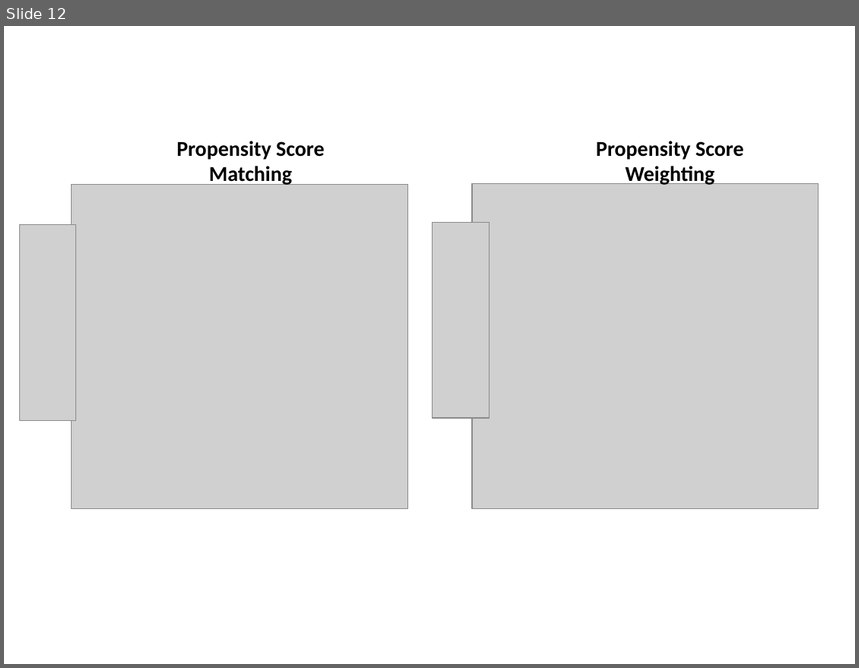
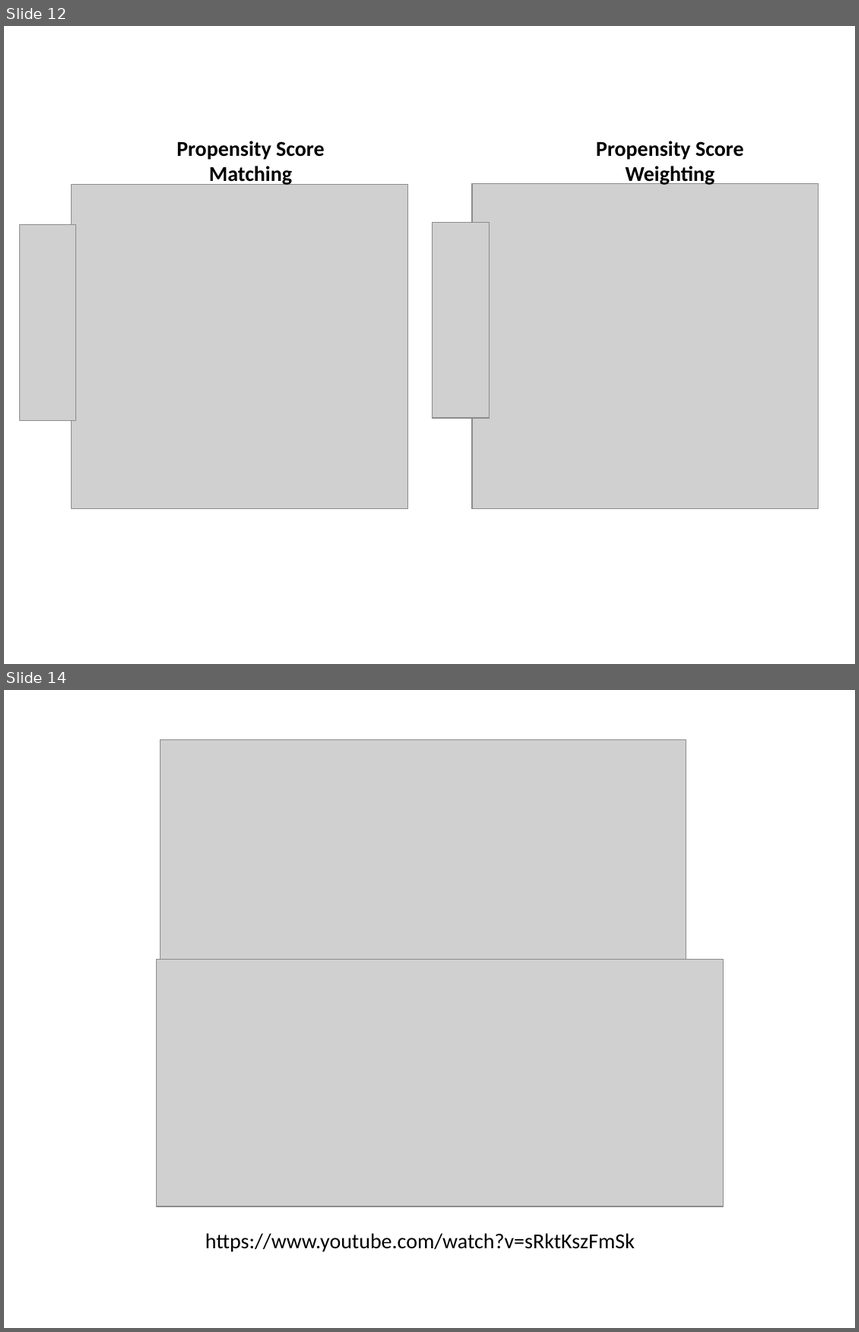
Before and after one commit to nkbxwb/Proposal, a slide deck: mi_picture.pptx. Shown one above the other, each under a label of ours: slide 12 before the commit, slides 12 and 14 after it; the slides between them are not shown. The pictures are 859x668 and 859x1332 pixels, drawn with LibreOffice and Linux fonts; fonts in the diff are those of the drawing; grey boxes stand for pictures. Boxes give left, top, right and bottom in pixels: in the first picture for what was removed or moved away, otherwise in the second. Text is boxed around its words. In the diff, an @@ line names an element or a change of style, - is before the commit and + after.

```diff
--- a/mi_picture.pptx
+++ b/mi_picture.pptx
@@ slide 14 added at [4, 690, 855, 1328], background #FFFFFF @@
@@ picture added at [160, 739, 686, 980] @@
@@ picture added at [156, 960, 723, 1208] @@
@@ text added at [205, 1233, 635, 1252], 18 pt, text #000000 @@
+https://www.youtube.com/watch?v=sRktKszFmSk
```
Also in this commit, not shown: 1 slide changed, 1 other slide added.
